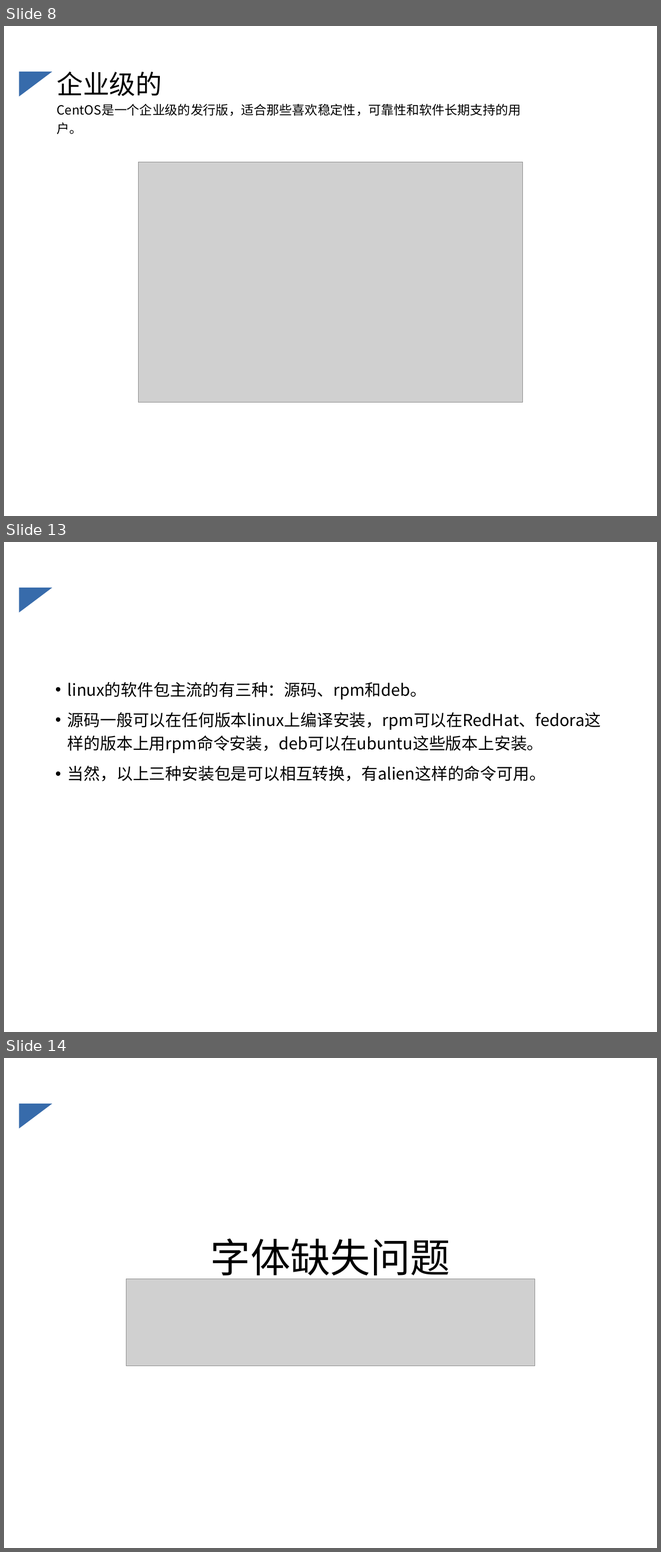
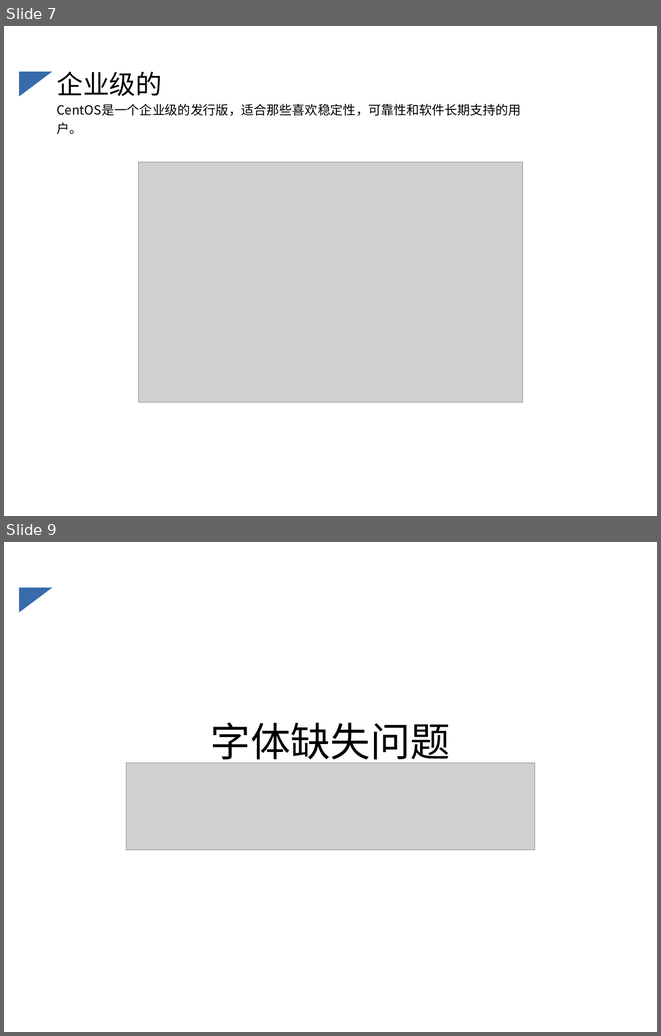
Before and after one commit to caoyang7/caoyang.github.io, a slide deck: _posts/Linux的发行版本.ppt. Shown one above the other, each under a label of ours: slides 8, 13 and 14 before the commit, slides 7 and 9 after it; the slides between them are not shown. The pictures are 661x1552 and 661x1036 pixels, drawn with LibreOffice and Linux fonts; fonts in the diff are those of the drawing; grey boxes stand for pictures. Boxes give left, top, right and bottom in pixels: in the first picture for what was removed or moved away, otherwise in the second. Text is boxed around its words. In the diff, an @@ line names an element or a change of style, - is before the commit and + after.

```diff
--- a/_posts/Linux的发行版本.ppt
+++ b/_posts/Linux的发行版本.ppt
@@ slide 13 removed at (x1=4, y1=542, x2=657, y2=1032), background #FFFFFF; not listed: 1 template element that a slide beside it also shows @@
@@ text removed at (x1=68, y1=682, x2=601, y2=781) @@
-• linux的软件包主流的有三种：源码、rpm和deb。
-• 源码一般可以在任何版本linux上编译安装，rpm可以在RedHat、fedora这样的版本上用rpm命令安装，deb可以在ubuntu这些版本上安装。
-• 当然，以上三种安装包是可以相互转换，有alien这样的命令可用。
@@ what was slide 8 is now slide 7 @@
@@ what was slide 14 is now slide 9 @@
```
Also in this commit, not shown: 3 slides changed, 1 slide added, 5 other slides removed, 3 other files.
